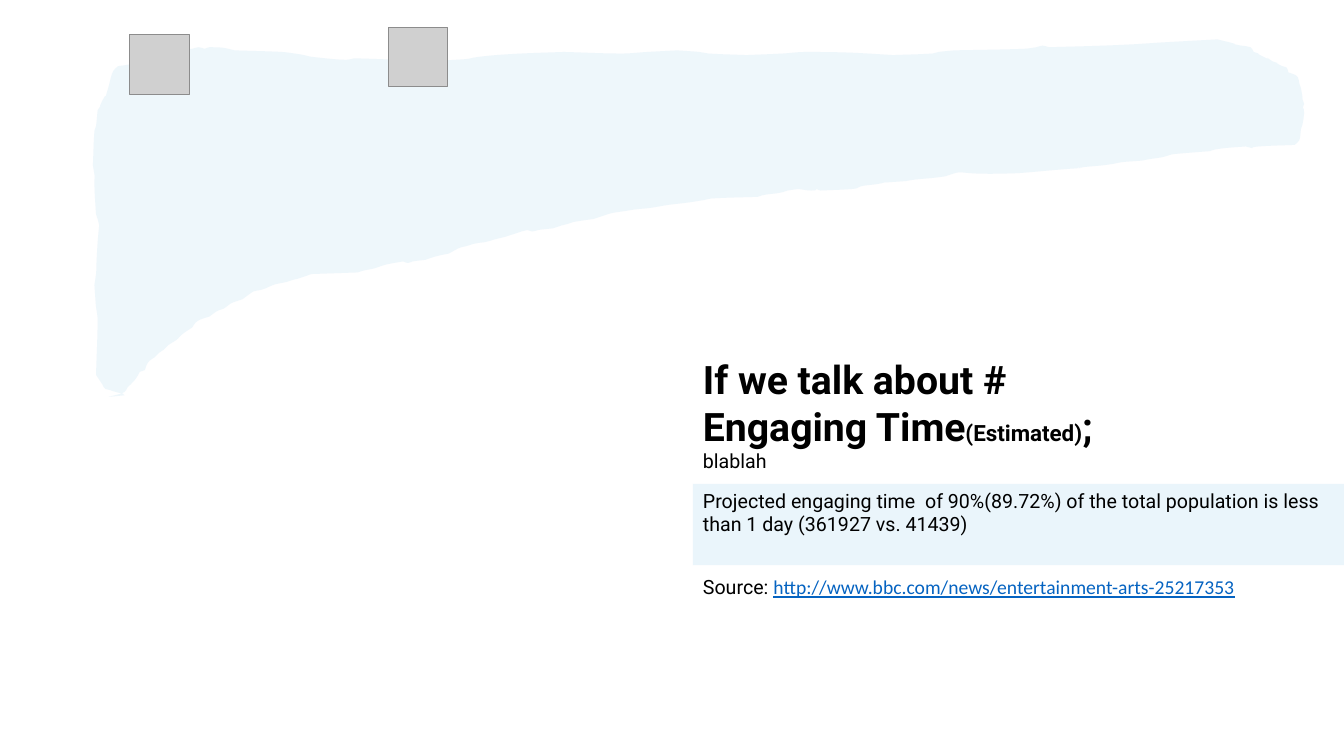
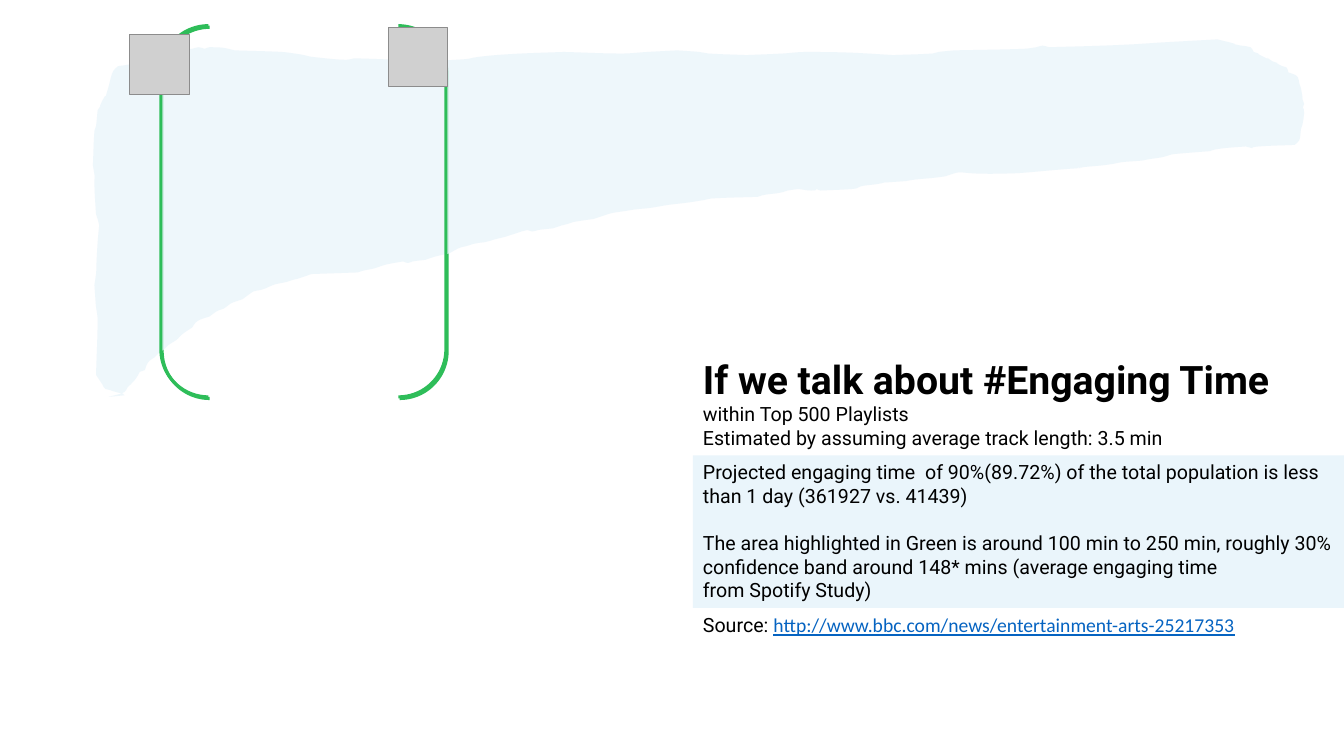
Before and after one commit to alonnir/playlist_summary_analysis, a slide deck: slide 5 of Presentation.pptx (slide 4 before the commit). Drawn at 1344x756 pixels with LibreOffice and Linux fonts; fonts in the diff are those of the drawing; grey boxes stand for pictures; background and template pictures are left out. Boxes give left, top, right and bottom in pixels: in the first picture for what was removed or moved away, otherwise in the second. Text is boxed around its words. In the diff, an @@ line names an element or a change of style, - is before the commit and + after.

```diff
--- a/Presentation.pptx
+++ b/Presentation.pptx
@@ bracket pair added at <box>161,26,447,397</box>, outline #2EBD59 2.25 pt @@
@@ bracket pair added at <box>162,27,448,398</box>, outline #2EBD59 2.25 pt @@
@@ text at <box>703,364,1269,450</box>: text changed; size 28 to 14 pt; bold off @@
-If we talk about #
-Engaging Time(Estimated);
-blablah
+If we talk about #Engaging Time
+within Top 500 Playlists
+Estimated by assuming average track length: 3.5 min
@@ rectangle "Projected engaging time of 90%(89.72%) ...": place and size @@
-rectangle "Projected engaging time of 90%(89.72%) ..." at <box>694,484,1344,566</box>
+rectangle "Projected engaging time of 90%(89.72%) ..." at <box>694,456,1344,608</box>
@@ text in rectangle at <box>703,535,1331,602</box>: paragraphs added @@
+The area highlighted in Green is around 100 min to 250 min, roughly 30% confidence band around 148* mins (average engaging time
+from Spotify Study)
@@ text "Source: http://www.bbc.com/news/entertainment-arts-25217353": place and size @@
-text "Source: http://www.bbc.com/news/entertainment-arts-25217353" at <box>703,580,1234,598</box>
+text "Source: http://www.bbc.com/news/entertainment-arts-25217353" at <box>703,618,1234,636</box>
```
Also in this commit, not shown: 1 slide added, 7 other files.
